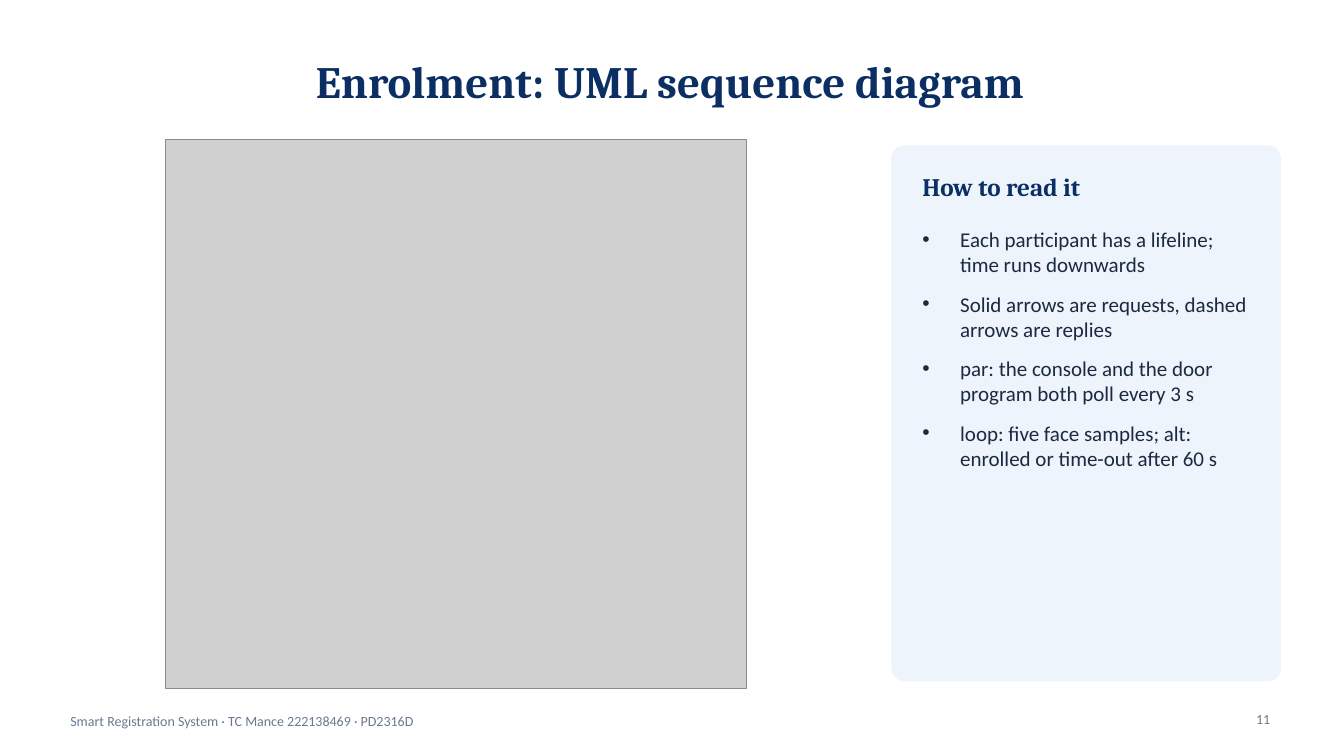
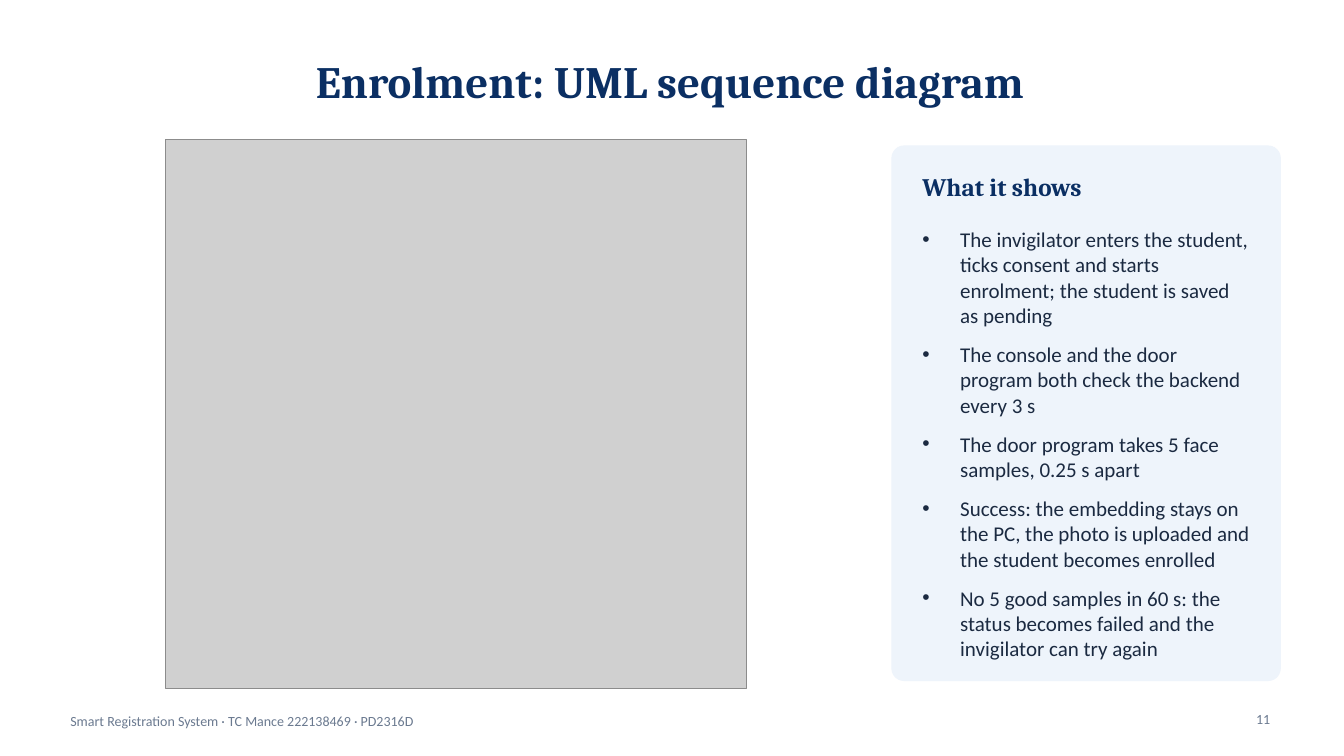
Before and after one commit to TebogoClifford/Smart_Registration_System, a slide deck: slide 11 of docs_out/SRS_Presentation_TC_Mance.pptx. Drawn at 1344x756 pixels with LibreOffice and Linux fonts; fonts in the diff are those of the drawing; grey boxes stand for pictures. Boxes give left, top, right and bottom in pixels: in the first picture for what was removed or moved away, otherwise in the second. Text is boxed around its words. In the diff, an @@ line names an element or a change of style, - is before the commit and + after.

```diff
--- a/docs_out/SRS_Presentation_TC_Mance.pptx
+++ b/docs_out/SRS_Presentation_TC_Mance.pptx
@@ text at (922,178,1082,197): text changed @@
-How to read it
+What it shows
@@ text at (960,232,1249,660): text changed @@
-• Each participant has a lifeline; time runs downwards
-• Solid arrows are requests, dashed arrows are replies
-• par: the console and the door program both poll every 3 s
-• loop: five face samples; alt: enrolled or time-out after 60 s
+• The invigilator enters the student, ticks consent and starts enrolment; the student is saved as pending
+• The console and the door program both check the backend every 3 s
+• The door program takes 5 face samples, 0.25 s apart
+• Success: the embedding stays on the PC, the photo is uploaded and the student becomes enrolled
+• No 5 good samples in 60 s: the status becomes failed and the invigilator can try again
```
Also in this commit, not shown: 5 other slides changed, 11 other files.
